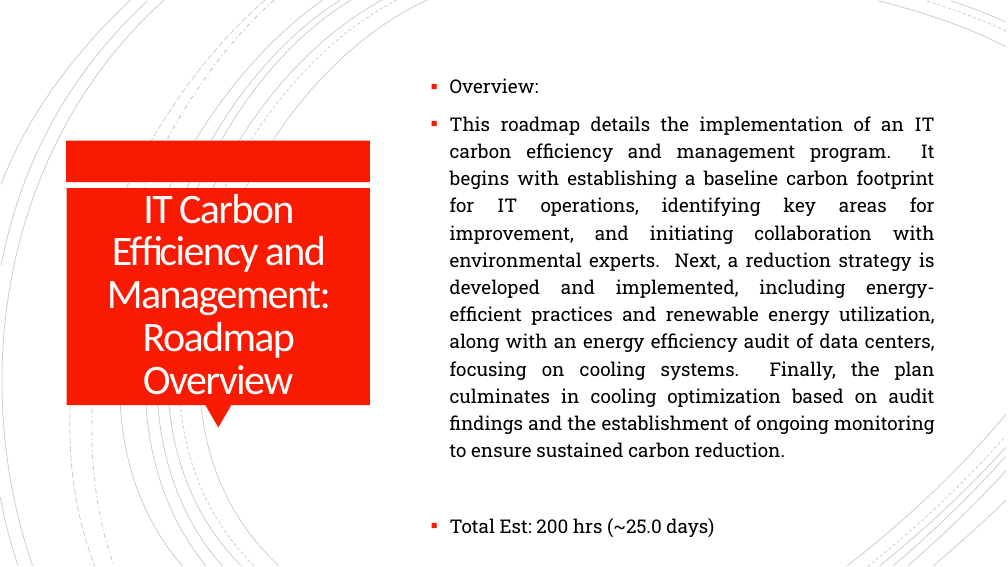
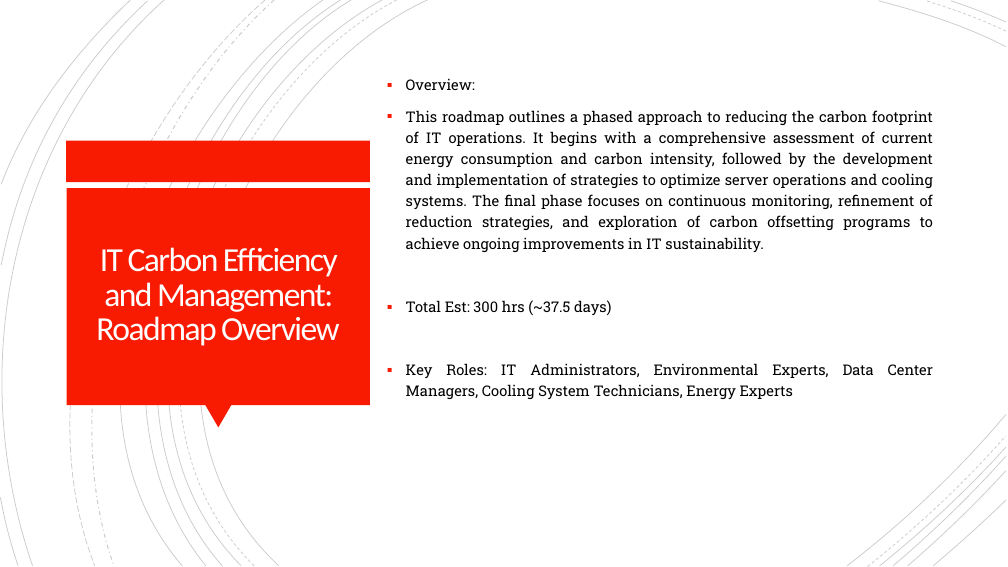
Before and after one commit to cyberox33/test_render_backend, a slide deck: slide 19 of Generated_Recommendation_Report_Streamlined.pptx. Drawn at 1008x567 pixels with LibreOffice and Linux fonts; fonts in the diff are those of the drawing. Boxes give left, top, right and bottom in pixels: in the first picture for what was removed or moved away, otherwise in the second. Text is boxed around its words. In the diff, an @@ line names an element or a change of style, - is before the commit and + after.

```diff
--- a/Generated_Recommendation_Report_Streamlined.pptx
+++ b/Generated_Recommendation_Report_Streamlined.pptx
@@ text "Overview:" moved from (x1=450, y1=78, x2=935, y2=537) to (x1=406, y1=78, x2=933, y2=399) @@
@@ text at (x1=406, y1=78, x2=475, y2=90): size 18 to 14 pt in "Overview:" @@
@@ text at (x1=406, y1=110, x2=933, y2=399): text changed; size 18 to 14 pt @@
-▪ This roadmap details the implementation of an IT carbon efficiency and management program. It begins with establishing a baseline carbon footprint for IT operations, identifying key areas for improvement, and initiating collaboration with environmental experts. Next, a reduction strategy is developed and implemented, including energy-efficient practices and renewable energy utilization, along with an energy efficiency audit of data centers, focusing on cooling systems. Finally, the plan culminates in cooling optimization based on audit findings and the establishment of ongoing monitoring to ensure sustained carbon reduction.
-▪ Total Est: 200 hrs (~25.0 days)
-▪ Key Roles: Environmental Experts, IT Administrators, Data Center Managers, Cooling System Technicians, Energy Experts
+▪ This roadmap outlines a phased approach to reducing the carbon footprint of IT operations. It begins with a comprehensive assessment of current energy consumption and carbon intensity, followed by the development and implementation of strategies to optimize server operations and cooling systems. The final phase focuses on continuous monitoring, refinement of reduction strategies, and exploration of carbon offsetting programs to achieve ongoing improvements in IT sustainability.
+▪ Total Est: 300 hrs (~37.5 days)
+▪ Key Roles: IT Administrators, Environmental Experts, Data Center Managers, Cooling System Technicians, Energy Experts
@@ title "IT Carbon Efficiency and Management: ..." at (x1=96, y1=247, x2=339, y2=346): size 40 to 32 pt @@
```
Also in this commit, not shown: 18 other slides changed, 13 other files.
